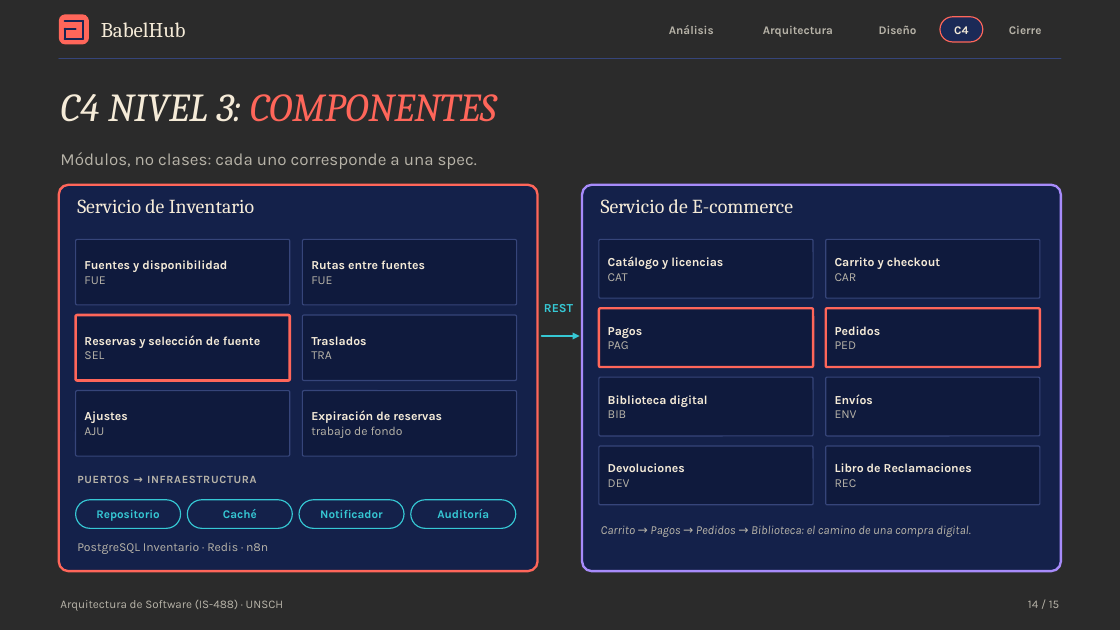
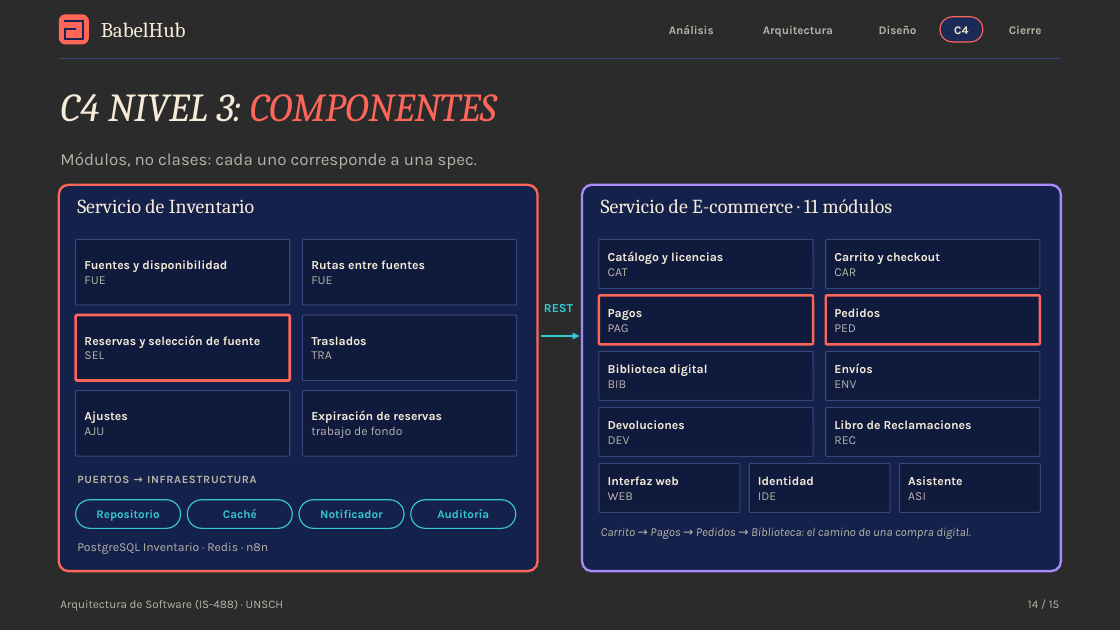
Before and after one commit to P35C4D0R4B1050/BabelHub, a slide deck: slide 14 of docs/BabelHub_Exposicion.pptx. Drawn at 1120x630 pixels with LibreOffice and Linux fonts; fonts in the diff are those of the drawing; background and template pictures are left out; a plain dark background stands for a picture behind light text. Boxes give left, top, right and bottom in pixels: in the first picture for what was removed or moved away, otherwise in the second. Text is boxed around its words. In the diff, an @@ line names an element or a change of style, - is before the commit and + after.

```diff
--- a/docs/BabelHub_Exposicion.pptx
+++ b/docs/BabelHub_Exposicion.pptx
@@ text at box(601, 199, 893, 213): text changed @@
-Servicio de E-commerce
+Servicio de E-commerce · 11 módulos
@@ rounded rectangle "Catálogo y licencias": place and size @@
-rounded rectangle "Catálogo y licencias" at box(599, 239, 813, 298)
+rounded rectangle "Catálogo y licencias" at box(599, 239, 813, 288)
@@ rounded rectangle "Carrito y checkout": place and size @@
-rounded rectangle "Carrito y checkout" at box(826, 239, 1040, 298)
+rounded rectangle "Carrito y checkout" at box(826, 239, 1040, 288)
@@ rounded rectangle "Pagos": place and size @@
-rounded rectangle "Pagos" at box(599, 308, 813, 367)
+rounded rectangle "Pagos" at box(599, 296, 813, 344)
@@ rounded rectangle "Pedidos": place and size @@
-rounded rectangle "Pedidos" at box(826, 308, 1040, 367)
+rounded rectangle "Pedidos" at box(826, 296, 1040, 344)
@@ rounded rectangle "Biblioteca digital": place and size @@
-rounded rectangle "Biblioteca digital" at box(599, 377, 813, 436)
+rounded rectangle "Biblioteca digital" at box(599, 351, 813, 400)
@@ rounded rectangle "Envíos": place and size @@
-rounded rectangle "Envíos" at box(826, 377, 1040, 436)
+rounded rectangle "Envíos" at box(826, 351, 1040, 400)
@@ rounded rectangle "Devoluciones": place and size @@
-rounded rectangle "Devoluciones" at box(599, 446, 813, 505)
+rounded rectangle "Devoluciones" at box(599, 408, 813, 456)
@@ rounded rectangle "Libro de Reclamaciones": place and size @@
-rounded rectangle "Libro de Reclamaciones" at box(826, 446, 1040, 505)
+rounded rectangle "Libro de Reclamaciones" at box(826, 408, 1040, 456)
@@ rounded rectangle added at box(599, 464, 740, 513), fill #0F1A3D, outline #36457A 1 pt, 10.5 pt, text #F5EBD8, bold @@
+Interfaz web
+WEB
@@ rounded rectangle added at box(749, 464, 891, 513), fill #0F1A3D, outline #36457A 1 pt, 10.5 pt, text #F5EBD8, bold @@
+Identidad
+IDE
@@ rounded rectangle added at box(900, 464, 1041, 513), fill #0F1A3D, outline #36457A 1 pt, 10.5 pt, text #F5EBD8, bold @@
+Asistente
+ASI
```
Also in this commit, not shown: 10 other slides changed, 30 other files.
